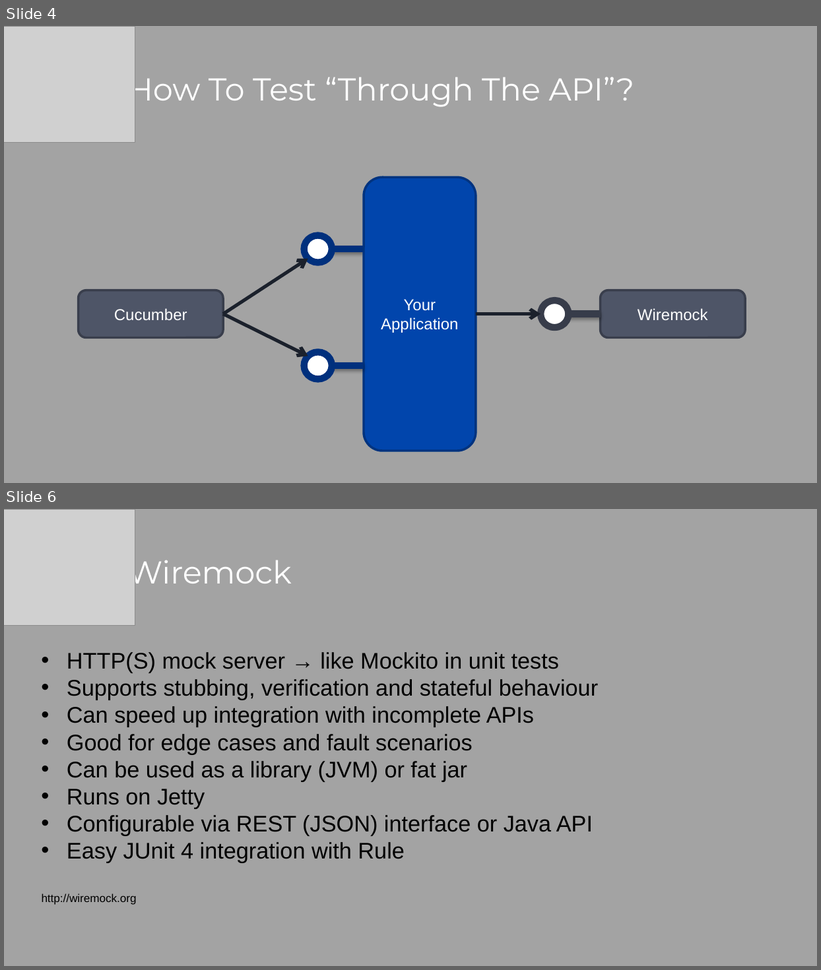
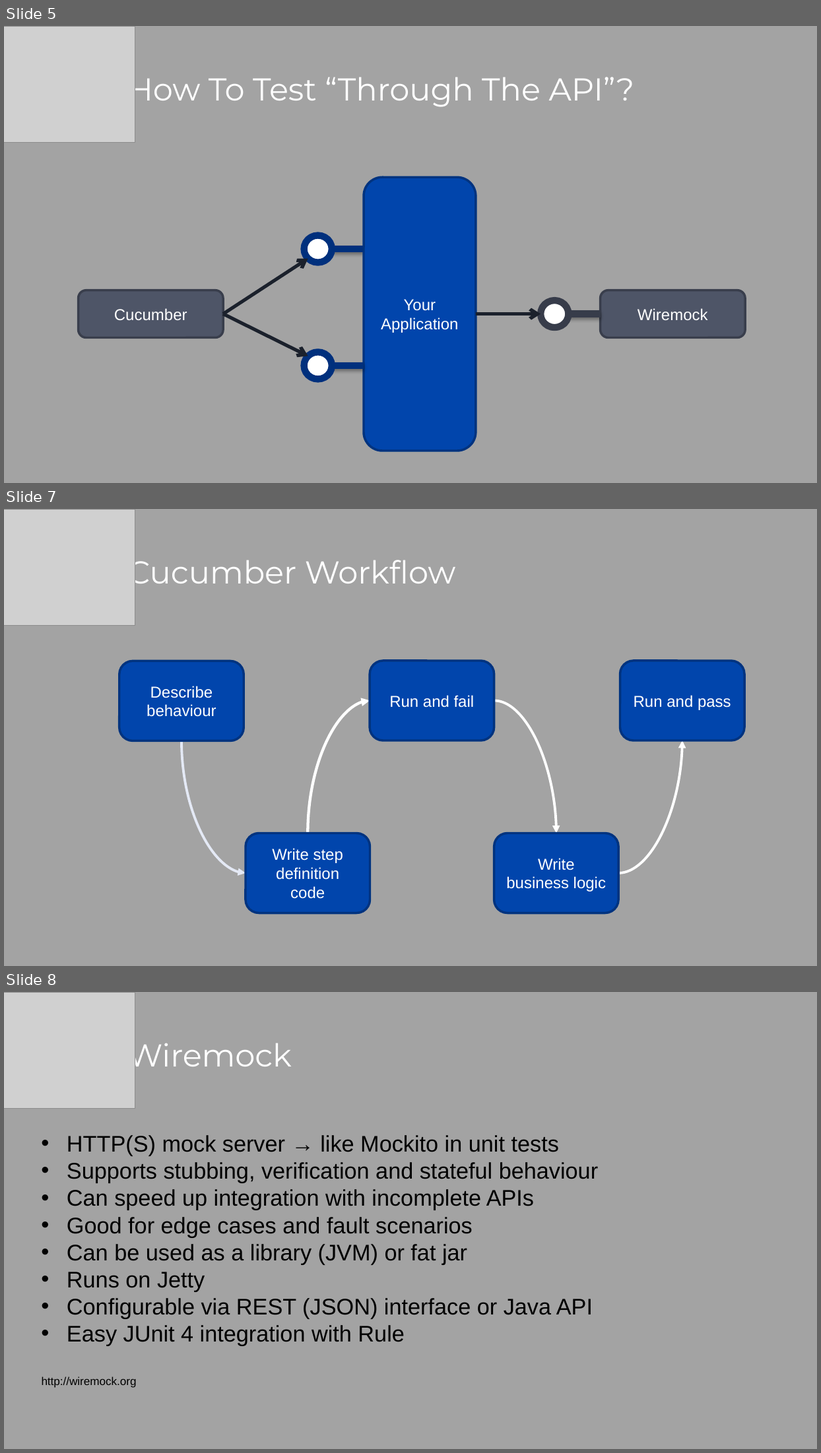
Before and after one commit to dannyflowerz/calendar-aggregator, a slide deck: automated_functional_testing.pptx. Shown one above the other, each under a label of ours: slides 4 and 6 before the commit, slides 5, 7 and 8 after it; the slides between them are not shown. The pictures are 821x970 and 821x1453 pixels, drawn with LibreOffice and Linux fonts; fonts in the diff are those of the drawing; grey boxes stand for pictures. Boxes give left, top, right and bottom in pixels: in the first picture for what was removed or moved away, otherwise in the second. Text is boxed around its words. In the diff, an @@ line names an element or a change of style, - is before the commit and + after.

```diff
--- a/automated_functional_testing.pptx
+++ b/automated_functional_testing.pptx
@@ slide 7 added at [4,509,817,966], background #A3A3A3 @@
@@ picture added at [4,509,135,625] @@
@@ title added at [127,553,456,591], 28 pt, text #FFFFFF @@
+Cucumber Workflow
@@ rounded rectangle added at [120,661,244,741], fill #0145AC, outline #01337F 2 pt, 14 pt, text #FFFFFF @@
+Describe behaviour
@@ rounded rectangle added at [370,661,494,741], fill #0145AC, outline #01337F 2 pt, 14 pt, text #FFFFFF @@
+Run and fail
@@ rounded rectangle added at [620,661,745,741], fill #0145AC, outline #01337F 2 pt, 14 pt, text #FFFFFF @@
+Run and pass
@@ curved arrow added from (308, 834) to (370, 701), #FFFFFF 2.5 pt @@
@@ curved arrow added from (494, 701) to (556, 834), #FFFFFF 2.25 pt @@
@@ curved arrow added from (182, 741) to (246, 873), #E4E9F5 2.25 pt @@
@@ curved arrow added from (618, 873) to (682, 741), #FFFFFF 2.25 pt @@
@@ rounded rectangle added at [246,834,370,913], fill #0145AC, outline #01337F 2 pt, 14 pt, text #FFFFFF @@
+Write step definition code
@@ rounded rectangle added at [494,834,618,913], fill #0145AC, outline #01337F 2 pt, 14 pt, text #FFFFFF @@
+Write business logic
@@ what was slide 4 is now slide 5 @@
@@ what was slide 6 is now slide 8 @@
```
Also in this commit, not shown: 1 slide changed, 1 other slide added.
